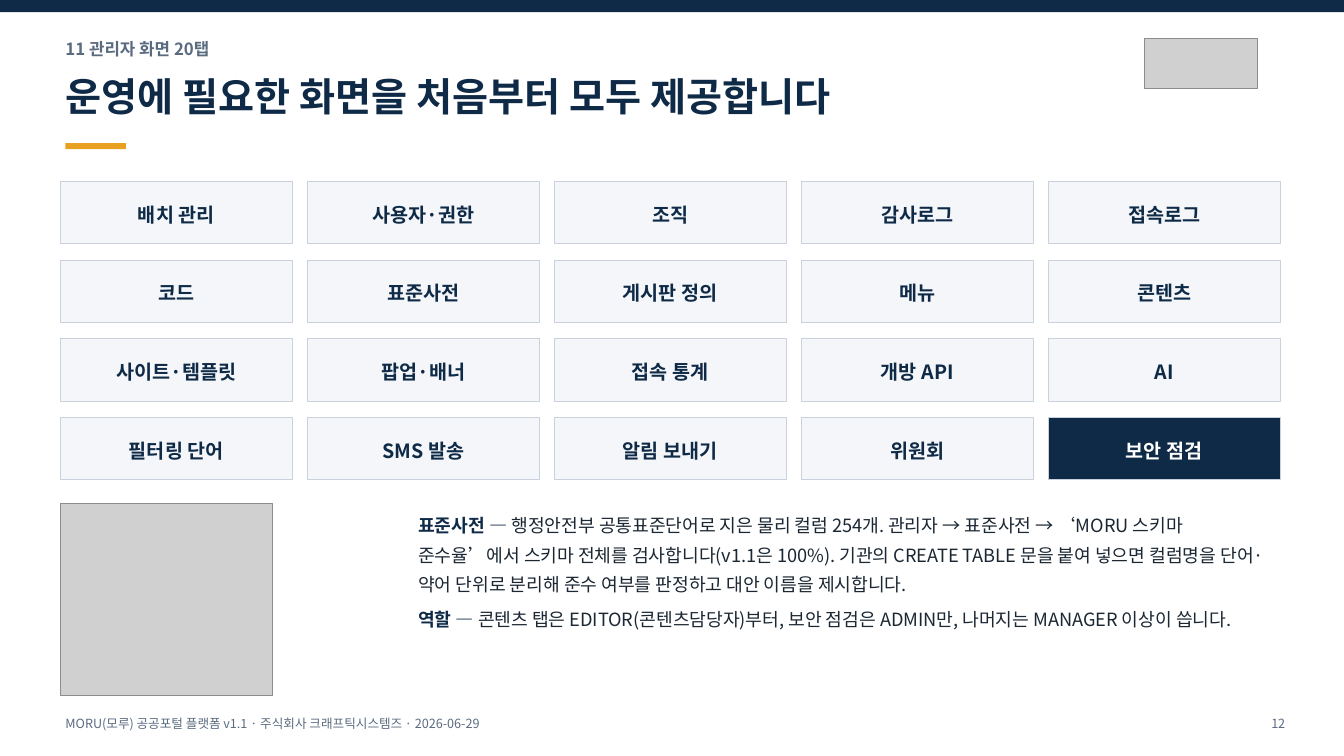
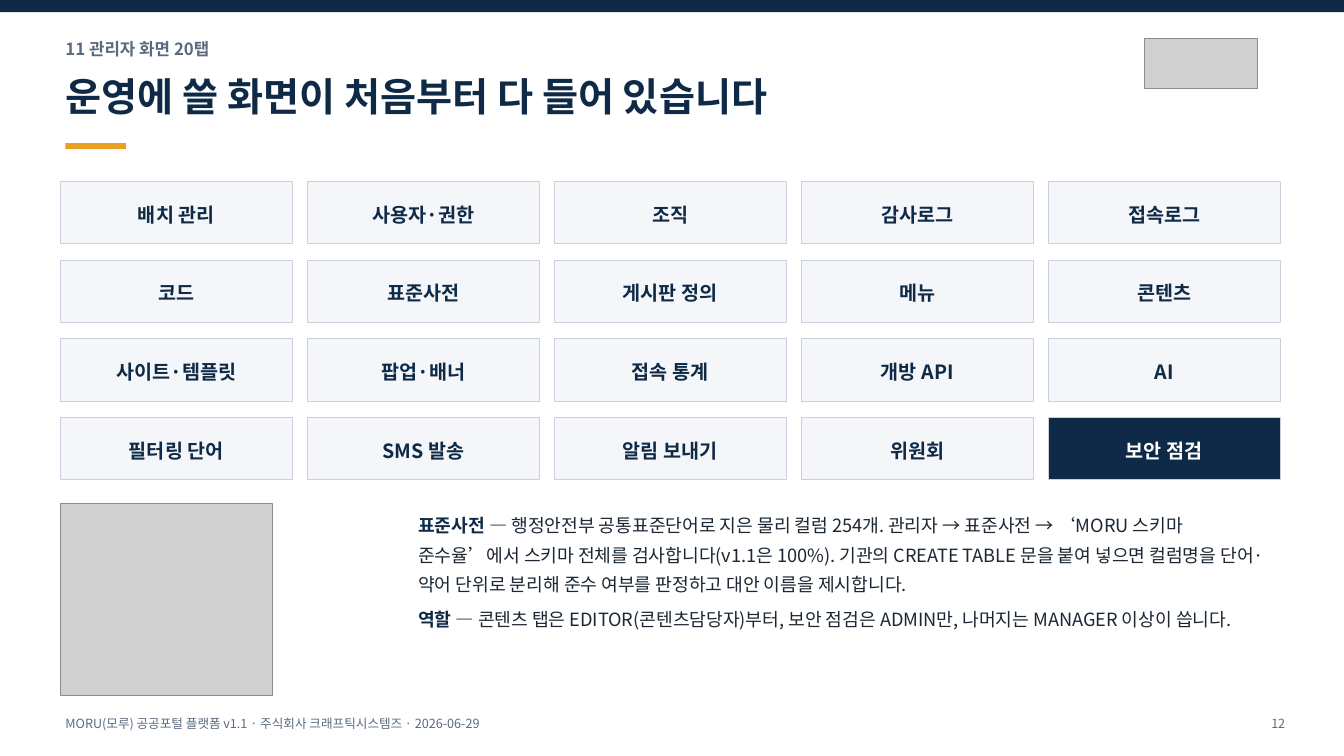
Before and after one commit to mhb8436/moru-release, a slide deck: slide 12 of docs/MORU-발표자료-v1.1.pptx. Drawn at 1344x756 pixels with LibreOffice and Linux fonts; fonts in the diff are those of the drawing; grey boxes stand for pictures. Boxes give left, top, right and bottom in pixels: in the first picture for what was removed or moved away, otherwise in the second. Text is boxed around its words. In the diff, an @@ line names an element or a change of style, - is before the commit and + after.

Commit message:
표제와 영어식 비유를 한국어로 다시 쓴다 — 소개 자료 전체
대표 문구를 「표준프레임워크 위에서 바로 시작하는 공공포털」에서
「표준프레임워크 사업, 누리집은 이미 만들어 두었습니다」로 바꾼다.
「위에 올린다 · 위에 구축한다 · 위에 탑재한다」는 build on top of 를
그대로 옮긴 비유라 전부 걷어냈다.

표제 일곱 개를 다시 썼다. 「프레임워크는 있어도, 그 위에 올릴 제품이
없었습니다」는 「표준프레임워크는 뼈대일 뿐, 살은 사업마다 다시
붙였습니다」로, 「운영에 필요한 화면을 처음부터 모두 제공합니다」는
「운영에 쓸 화면이 처음부터 다 들어 있습니다」로 바꾼다.

사물에 책임을 지우던 문장도 고쳤다 — 「접근성과 디자인 규격은 부품이
지킵니다」는 「화면마다 따로 챙기지 않아도 됩니다」로.

「제공/지원합니다」 14군데, 「~ 시」 3군데, 「N개의 X」 4군데,
「~를 통해 · ~을 위한」 7군데를 함께 정리한다. 소개서 · 리플릿 ·
발표 자료 · 랜딩 · README 가 이제 같은 문장을 쓴다.

```diff
--- a/docs/MORU-발표자료-v1.1.pptx
+++ b/docs/MORU-발표자료-v1.1.pptx
@@ text at bbox=[65, 78, 767, 115]: text changed @@
-운영에 필요한 화면을 처음부터 모두 제공합니다
+운영에 쓸 화면이 처음부터 다 들어 있습니다
```
Also in this commit, not shown: 9 other slides changed, 4 other files.
